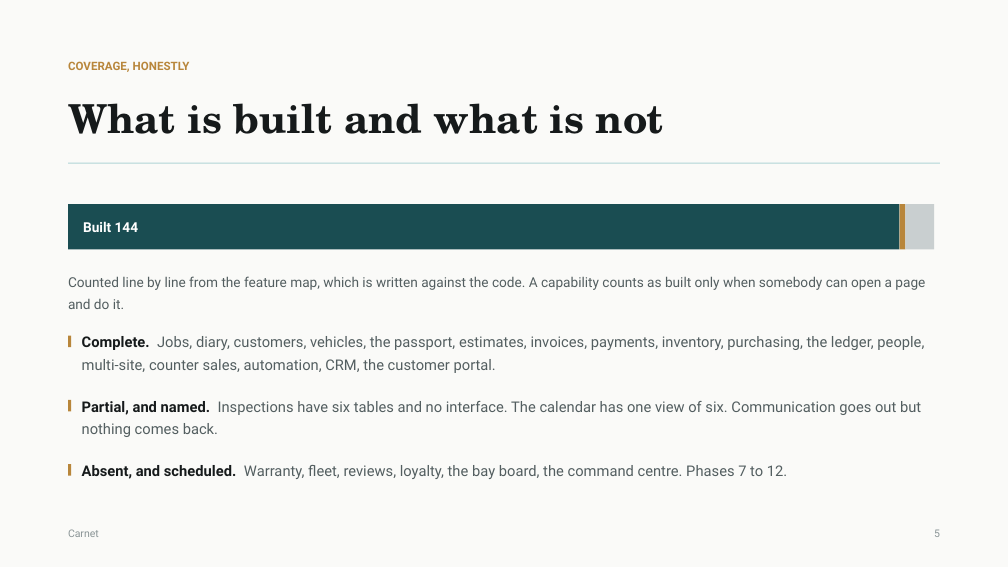
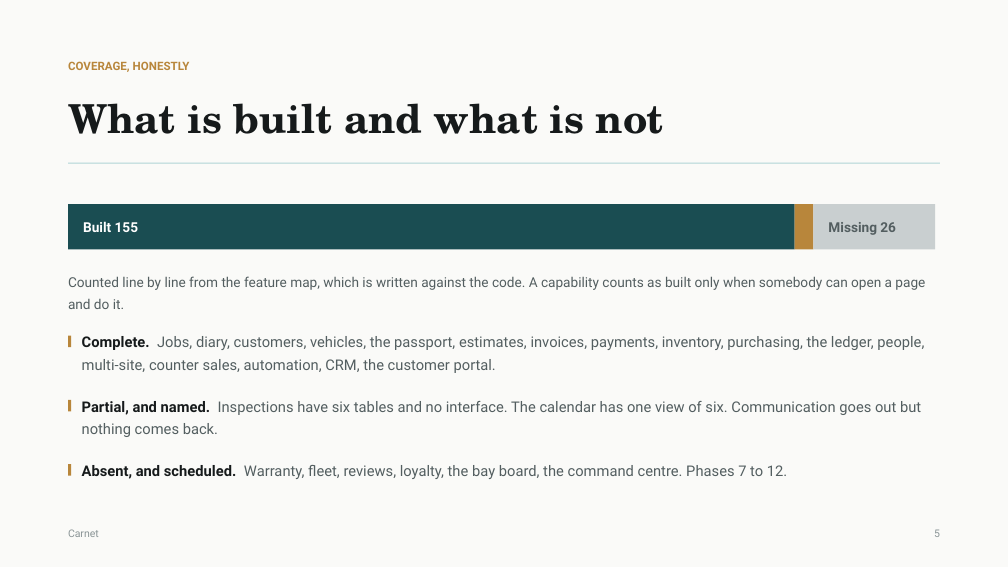
Before and after one commit to Amrwar/vehicle-memory, a slide deck: slide 6 of docs/Carnet-Presentation.pptx. Drawn at 1008x567 pixels with LibreOffice and Linux fonts; fonts in the diff are those of the drawing. Boxes give left, top, right and bottom in pixels: in the first picture for what was removed or moved away, otherwise in the second. Text is boxed around its words. In the diff, an @@ line names an element or a change of style, - is before the commit and + after.

```diff
--- a/docs/Carnet-Presentation.pptx
+++ b/docs/Carnet-Presentation.pptx
@@ rectangle: place and size @@
-rectangle at [68, 204, 900, 250]
+rectangle at [68, 204, 795, 250]
@@ rectangle: place and size @@
-rectangle at [900, 204, 906, 250]
+rectangle at [795, 204, 814, 250]
@@ rectangle: place and size @@
-rectangle at [905, 204, 934, 250]
+rectangle at [814, 204, 935, 250]
@@ text at [83, 221, 138, 232]: text changed @@
-Built 144
+Built 155
@@ text added at [828, 222, 896, 235], 13 pt, text #535E60, bold @@
+Missing 26
```
Also in this commit, not shown: 1 other slide changed, 35 other files.
